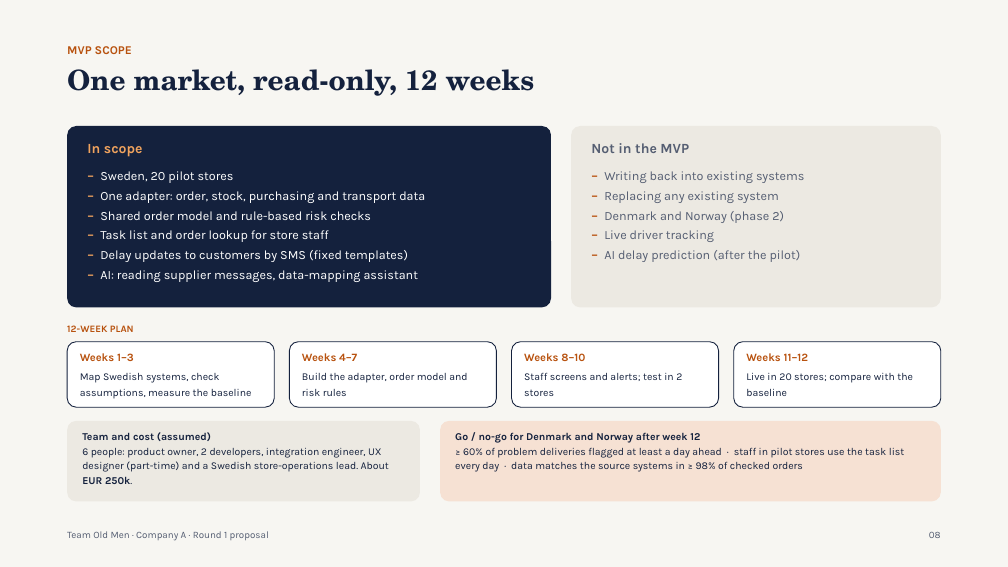
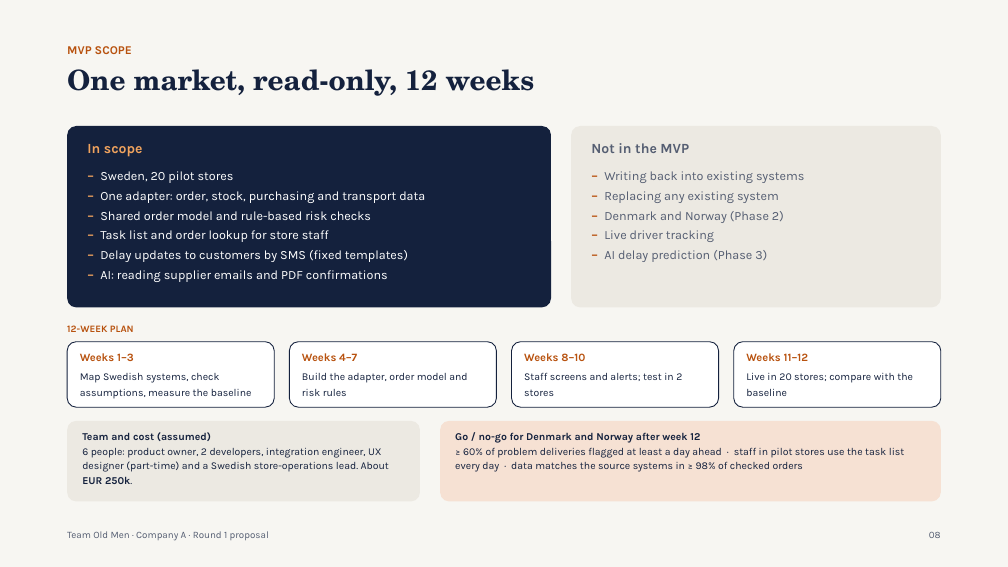
Before and after one commit to NovaSeele/IT-Consultant-Challenge-2026, a slide deck: slide 8 of IT Consultant Challenge - Round 1 - Old Men v2.pptx. Drawn at 1008x567 pixels with LibreOffice and Linux fonts; fonts in the diff are those of the drawing. Boxes give left, top, right and bottom in pixels: in the first picture for what was removed or moved away, otherwise in the second. Text is boxed around its words. In the diff, an @@ line names an element or a change of style, - is before the commit and + after.

```diff
--- a/IT Consultant Challenge - Round 1 - Old Men v2.pptx
+++ b/IT Consultant Challenge - Round 1 - Old Men v2.pptx
@@ text at [604,211,784,223]: text changed @@
-– Denmark and Norway (phase 2)
+– Denmark and Norway (Phase 2)
@@ text at [604,250,767,262]: text changed @@
-– AI delay prediction (after the pilot)
+– AI delay prediction (Phase 3)
@@ text at [100,270,388,282]: text changed @@
-– AI: reading supplier messages, data-mapping assistant
+– AI: reading supplier emails and PDF confirmations
```
Also in this commit, not shown: 2 other slides changed, 1 other file.
